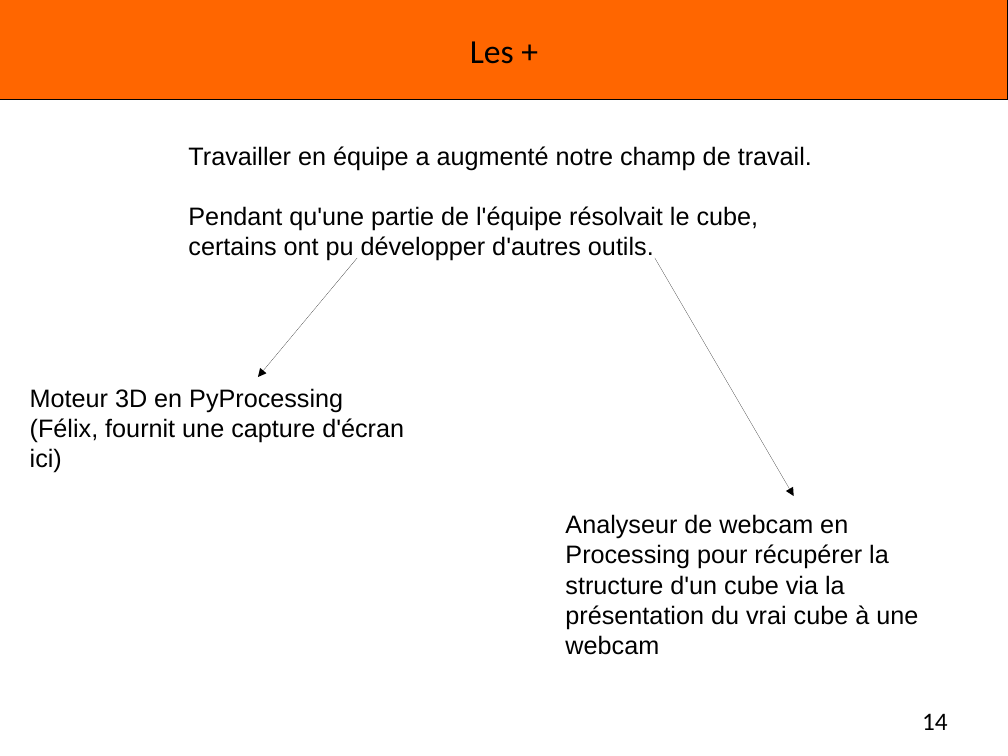
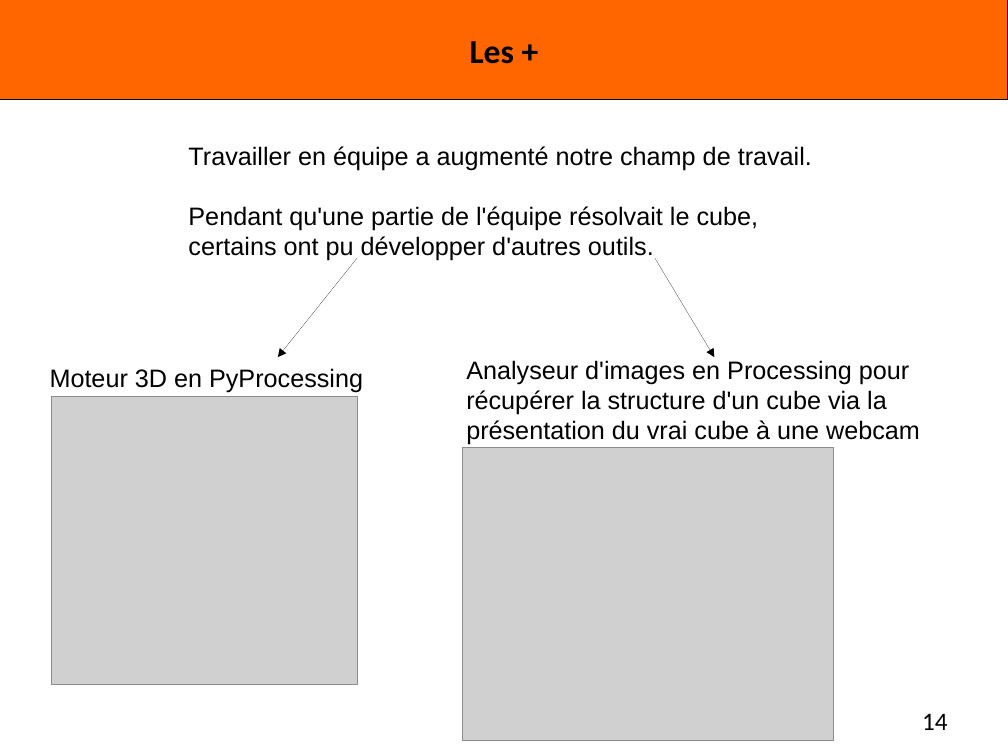
Before and after one commit to Miaxos/Polux, a slide deck: slide 14 of diapo_Presentation_poqb_soutenance_vendredi_15_janvier_2016.odp. Drawn at 1008x756 pixels with LibreOffice and Linux fonts; fonts in the diff are those of the drawing; grey boxes stand for pictures; background and template pictures are left out. Boxes give left, top, right and bottom in pixels: in the first picture for what was removed or moved away, otherwise in the second. Text is boxed around its words. In the diff, an @@ line names an element or a change of style, - is before the commit and + after.

Commit message:
[UPDATE] Correction des fautes d'orthographe et de quelques soucis de mise en page ; Ajustement des polices, tailles de caractères, etc. ; Ajout des images pour la diapo de Félix.

```diff
--- a/diapo_Presentation_poqb_soutenance_vendredi_15_janvier_2016.odp
+++ b/diapo_Presentation_poqb_soutenance_vendredi_15_janvier_2016.odp
@@ arrow moved from (357, 258) - (258, 377) to (357, 258) - (278, 357) @@
@@ arrow moved from (655, 258) - (793, 496) to (655, 258) - (715, 357) @@
@@ text at [50,368,363,392]: text changed @@
-Moteur 3D en PyProcessing (Félix, fournit une capture d'écran ici)
+Moteur 3D en PyProcessing
@@ text at [466,360,920,445]: text changed @@
-Analyseur de webcam en Processing pour récupérer la structure d'un cube via la présentation du vrai cube à une webcam
+Analyseur d'images en Processing pour récupérer la structure d'un cube via la présentation du vrai cube à une webcam
@@ picture added at [51,397,357,684] @@
@@ picture added at [463,448,834,740] @@
```
Also in this commit, not shown: 14 other slides changed.
